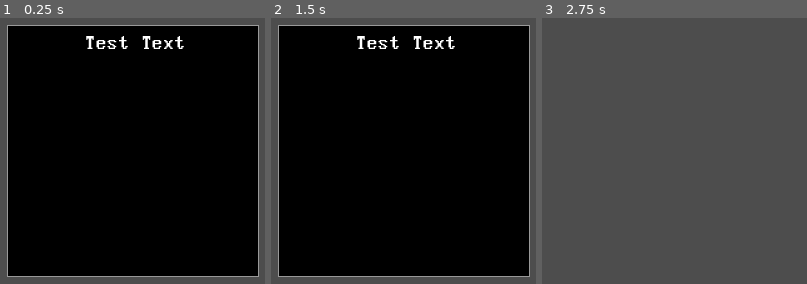
Above: before the commit, frames 1-3 (left to right).
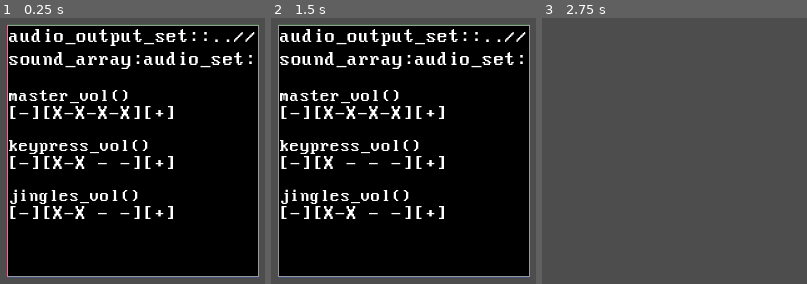
Above: after the commit, the same moments.

Repository: RusanJoshi/MAT_H.dx
Game: Godot game, scene res://ui/volume_window.tscn
The game is run twice, just before and just after one commit, with the same random seed, the same clock (stepped at 60 frames per second) and the same inputs. This scene is started directly instead of the project's main scene.
Inputs (mouse positions are in pixels of both pictures, inside the frame that each line leads up to):
- Up to frame 1 (0.25 s): no input
- Up to frame 2 (1.5 s): tap Enter at 0.5 s; move the mouse to (501, 95) at 0.52 s; hold Right (mini_menu_forward) 0.53-1.25 s; tap Space (spacebar_key) at 0.6, 1.25 s; click (501, 95) at 0.67 s; drag from (292, 164) to (366, 270) at 1.27 s
- Up to frame 3 (2.75 s): tap Enter at 2 s; move the mouse to (outside the picture) at 2.02 s; hold Right (mini_menu_forward) from 2.03 s (still down); tap Space (spacebar_key) at 2.1 s; click (outside the picture) at 2.17 s

The runs differ from the first frame. In frame 1, 10% of the frame differs, in the area x 2-98%, y 2-98%; in frame 2, 9.9%; in frame 3, nothing differs.

Commit message:
hemlock port commit 10/12

Diff:
--- a/scripts/config_game.gd
+++ b/scripts/config_game.gd
@@ -22,6 +22,11 @@
 var lose_focus_highlight_color: Color = Color8(178, 34, 34, 100)
 var base_highlight_color: Color = Color.CRIMSON.darkened(0.25)
 
+#VOLUME
+var master_volume_level: int = 4
+var keypress_volume_level: int = 2
+var jingle_volume_level: int = 2
+
 #experimental
 var general_highlight_accent_color: Color = Color.DARK_SLATE_GRAY
 
--- a/scripts/matrix_cell.gd
+++ b/scripts/matrix_cell.gd
@@ -66,9 +66,11 @@
 		vpasp.play()
 		default_cell_stylebox.bg_color = ConfigGame.cell_highlight_color
 		default_label_settings.set_font_size(hover_font_size)
+		#default_label_settings.set_font_color(Color.DEEP_SKY_BLUE)
 	else:
 		default_cell_stylebox.bg_color = Color.BLACK
 		default_label_settings.set_font_size(default_font_size)
+		#default_label_settings.set_font_color(Color.WHITE)
 
 func lock_cell():
 	cell_locked = true
--- /dev/null
+++ b/scripts/volume_rocker.gd
@@ -0,0 +1,62 @@
+extends Node2D
+
+@onready var rocker_visual: Label = $RockerVisual
+
+var rocker_level: int = 0
+var rocker_maximum: int = 4
+var rocker_visual_front: String = "[-]["
+var rocker_visual_end: String = "][+]"
+var cumulative_rocker_visual: String = ""
+
+func assign_volume_level(pAssignedLevel):
+	for level in pAssignedLevel:
+		increase_rocker()
+	update_rocker_visual()
+
+func update_rocker_visual():
+	var final_rocker_visual: String = ""
+	var empty_visual: String = ""
+
+	for visual_count in rocker_maximum-rocker_level:
+		if(visual_count == 0 and rocker_level == 0): empty_visual += "-"
+		else: empty_visual += " -"
+
+	final_rocker_visual = cumulative_rocker_visual + empty_visual
+	rocker_visual.text = rocker_visual_front + final_rocker_visual + rocker_visual_end
+
+func increase_rocker():
+	if(rocker_level < rocker_maximum):
+		if(rocker_level == 0): cumulative_rocker_visual += "X"
+		else: cumulative_rocker_visual += "-X"
+		rocker_level += 1
+	update_rocker_visual()
+
+func decrease_rocker():
+	var crv_length: int = cumulative_rocker_visual.length()
+	if(rocker_level > 0):
+		if(rocker_level == 1): cumulative_rocker_visual = cumulative_rocker_visual.left(crv_length-1)
+		else: cumulative_rocker_visual = cumulative_rocker_visual.left(crv_length-2)
+		rocker_level -= 1
+	update_rocker_visual()
+
+# INCREASE
+func _on_increase_a_2d_mouse_entered() -> void:
+	pass
+func _on_increase_a_2d_mouse_exited() -> void:
+	pass
+func _on_increase_a_2d_input_event(viewport: Node, event: InputEvent, shape_idx: int) -> void:
+	if event is InputEventMouseButton:
+		if event.button_index == MOUSE_BUTTON_LEFT:
+			if event.pressed:
+				increase_rocker()
+
+# DECREASE
+func _on_decrease_a_2d_mouse_entered() -> void:
+	pass
+func _on_decrease_a_2d_mouse_exited() -> void:
+	pass
+func _on_decrease_a_2d_input_event(viewport: Node, event: InputEvent, shape_idx: int) -> void:
+	if event is InputEventMouseButton:
+		if event.button_index == MOUSE_BUTTON_LEFT:
+			if event.pressed:
+				decrease_rocker()
--- a/scripts/volume_window.gd
+++ b/scripts/volume_window.gd
@@ -1,11 +1,20 @@
 extends Node2D
 @export var has_focus: bool
 @onready var background: Panel = $Background
+@onready var m_volume_rocker: Node2D = $MasterLabel/MVolumeRocker
+@onready var kp_volume_rocker: Node2D = $KeyPressLabel/KPVolumeRocker
+@onready var j_volume_rocker: Node2D = $JinglesLabel/JVolumeRocker
 
 func _ready() -> void:
-	print("VOLUME WINDOW LOADED!")
+	print("volume_window.gd... loaded")
 	has_focus = true
 
+	pass_volume_levels()
+
+func pass_volume_levels():
+	m_volume_rocker.assign_volume_level(ConfigGame.master_volume_level)
+	kp_volume_rocker.assign_volume_level(ConfigGame.keypress_volume_level)
+	j_volume_rocker.assign_volume_level(ConfigGame.jingle_volume_level)
 
 func kill_window():
 	has_focus = false
--- a/ui/volume_window.tscn
+++ b/ui/volume_window.tscn
@@ -1,8 +1,18 @@
-[gd_scene load_steps=7 format=3 uid="uid://d3p6301xdxgv6"]
+[gd_scene load_steps=12 format=3 uid="uid://d3p6301xdxgv6"]
 
 [ext_resource type="Script" path="res://scripts/volume_window.gd" id="1_aok64"]
 [ext_resource type="Script" path="res://components/variable_pitch_audio_stream_player.gd" id="1_xtjm3"]
 [ext_resource type="FontFile" uid="uid://dj3uy5ehse3ik" path="res://fonts/Perfect DOS VGA 437 Win.ttf" id="2_gaxop"]
+[ext_resource type="PackedScene" uid="uid://dtpjf23s47duk" path="res://volume_rocker.tscn" id="4_1speu"]
+
+[sub_resource type="StyleBoxFlat" id="StyleBoxFlat_0sxlh"]
+bg_color = Color(0.8, 0.0313726, 0.254902, 0.392157)
+
+[sub_resource type="StyleBoxFlat" id="StyleBoxFlat_g217c"]
+bg_color = Color(0.192157, 0.572549, 0.188235, 0.392157)
+
+[sub_resource type="StyleBoxFlat" id="StyleBoxFlat_5yn4m"]
+bg_color = Color(0.203922, 0.341176, 0.803922, 0.392157)
 
 [sub_resource type="StyleBoxFlat" id="StyleBoxFlat_cb2k2"]
 
@@ -13,12 +23,40 @@
 font = ExtResource("2_gaxop")
 font_size = 20
 
+[sub_resource type="LabelSettings" id="LabelSettings_nwy7i"]
+font = ExtResource("2_gaxop")
+font_size = 18
+
 [node name="VolumeWindow" type="Node2D"]
 z_index = 2
 script = ExtResource("1_aok64")
 
 [node name="VPASP" type="AudioStreamPlayer" parent="."]
 script = ExtResource("1_xtjm3")
+
+[node name="FauxBorderR" type="Panel" parent="."]
+offset_left = 135.0
+offset_top = 245.0
+offset_right = 387.0
+offset_bottom = 497.0
+mouse_filter = 2
+theme_override_styles/panel = SubResource("StyleBoxFlat_0sxlh")
+
+[node name="FauxBorderG" type="Panel" parent="."]
+offset_left = 136.0
+offset_top = 244.0
+offset_right = 388.0
+offset_bottom = 496.0
+mouse_filter = 2
+theme_override_styles/panel = SubResource("StyleBoxFlat_g217c")
+
+[node name="FauxBorderB" type="Panel" parent="."]
+offset_left = 136.0
+offset_top = 246.0
+offset_right = 388.0
+offset_bottom = 498.0
+mouse_filter = 2
+theme_override_styles/panel = SubResource("StyleBoxFlat_5yn4m")
 
 [node name="FauxBorder" type="Panel" parent="."]
 offset_left = 136.0
@@ -33,12 +71,49 @@
 offset_top = 246.0
 offset_right = 387.0
 offset_bottom = 496.0
+mouse_filter = 2
 theme_override_styles/panel = SubResource("StyleBoxFlat_e54gr")
 
-[node name="TestText" type="Label" parent="."]
-offset_left = 214.0
-offset_top = 254.0
-offset_right = 316.0
-offset_bottom = 277.0
-text = "Test Text"
+[node name="Header" type="Label" parent="."]
+offset_left = 138.0
+offset_top = 247.0
+offset_right = 273.0
+offset_bottom = 270.0
+text = "audio_output_set::..//
+sound_array:audio_set:
+"
 label_settings = SubResource("LabelSettings_abggb")
+
+[node name="MasterLabel" type="Label" parent="."]
+offset_left = 138.0
+offset_top = 307.0
+offset_right = 198.0
+offset_bottom = 327.0
+text = "master_vol()
+"
+label_settings = SubResource("LabelSettings_nwy7i")
+
+[node name="MVolumeRocker" parent="MasterLabel" instance=ExtResource("4_1speu")]
+position = Vector2(-1, 17)
+
+[node name="KeyPressLabel" type="Label" parent="."]
+offset_left = 138.0
+offset_top = 357.0
+offset_right = 210.0
+offset_bottom = 377.0
+text = "keypress_vol()"
+label_settings = SubResource("LabelSettings_nwy7i")
+
+[node name="KPVolumeRocker" parent="KeyPressLabel" instance=ExtResource("4_1speu")]
+position = Vector2(-1, 17)
+
+[node name="JinglesLabel" type="Label" parent="."]
+offset_left = 138.0
+offset_top = 407.0
+offset_right = 201.0
+offset_bottom = 427.0
+text = "jingles_vol()"
+label_settings = SubResource("LabelSettings_nwy7i")
+
+[node name="JVolumeRocker" parent="JinglesLabel" instance=ExtResource("4_1speu")]
+position = Vector2(-1, 17)
--- /dev/null
+++ b/volume_rocker.tscn
@@ -0,0 +1,46 @@
+[gd_scene load_steps=6 format=3 uid="uid://dtpjf23s47duk"]
+
+[ext_resource type="FontFile" uid="uid://dj3uy5ehse3ik" path="res://fonts/Perfect DOS VGA 437 Win.ttf" id="1_stmcj"]
+[ext_resource type="Script" path="res://scripts/volume_rocker.gd" id="1_t6ci5"]
+
+[sub_resource type="LabelSettings" id="LabelSettings_p250s"]
+font = ExtResource("1_stmcj")
+font_size = 20
+
+[sub_resource type="RectangleShape2D" id="RectangleShape2D_000v4"]
+size = Vector2(33, 16)
+
+[sub_resource type="RectangleShape2D" id="RectangleShape2D_5eouu"]
+size = Vector2(33, 16)
+
+[node name="VolumeRocker" type="Node2D"]
+script = ExtResource("1_t6ci5")
+
+[node name="RockerVisual" type="Label" parent="."]
+offset_right = 152.0
+offset_bottom = 19.0
+text = "[-][- - - -][+]"
+label_settings = SubResource("LabelSettings_p250s")
+vertical_alignment = 1
+
+[node name="IncreaseA2D" type="Area2D" parent="."]
+position = Vector2(151, 9)
+
+[node name="CollisionShape2D" type="CollisionShape2D" parent="IncreaseA2D"]
+shape = SubResource("RectangleShape2D_000v4")
+metadata/_edit_lock_ = true
+
+[node name="DecreaseA2D" type="Area2D" parent="."]
+position = Vector2(17, 8)
+
+[node name="CollisionShape2D" type="CollisionShape2D" parent="DecreaseA2D"]
+position = Vector2(-0.5, 0.75)
+shape = SubResource("RectangleShape2D_5eouu")
+metadata/_edit_lock_ = true
+
+[connection signal="input_event" from="IncreaseA2D" to="." method="_on_increase_a_2d_input_event"]
+[connection signal="mouse_entered" from="IncreaseA2D" to="." method="_on_increase_a_2d_mouse_entered"]
+[connection signal="mouse_exited" from="IncreaseA2D" to="." method="_on_increase_a_2d_mouse_exited"]
+[connection signal="input_event" from="DecreaseA2D" to="." method="_on_decrease_a_2d_input_event"]
+[connection signal="mouse_entered" from="DecreaseA2D" to="." method="_on_decrease_a_2d_mouse_entered"]
+[connection signal="mouse_exited" from="DecreaseA2D" to="." method="_on_decrease_a_2d_mouse_exited"]
